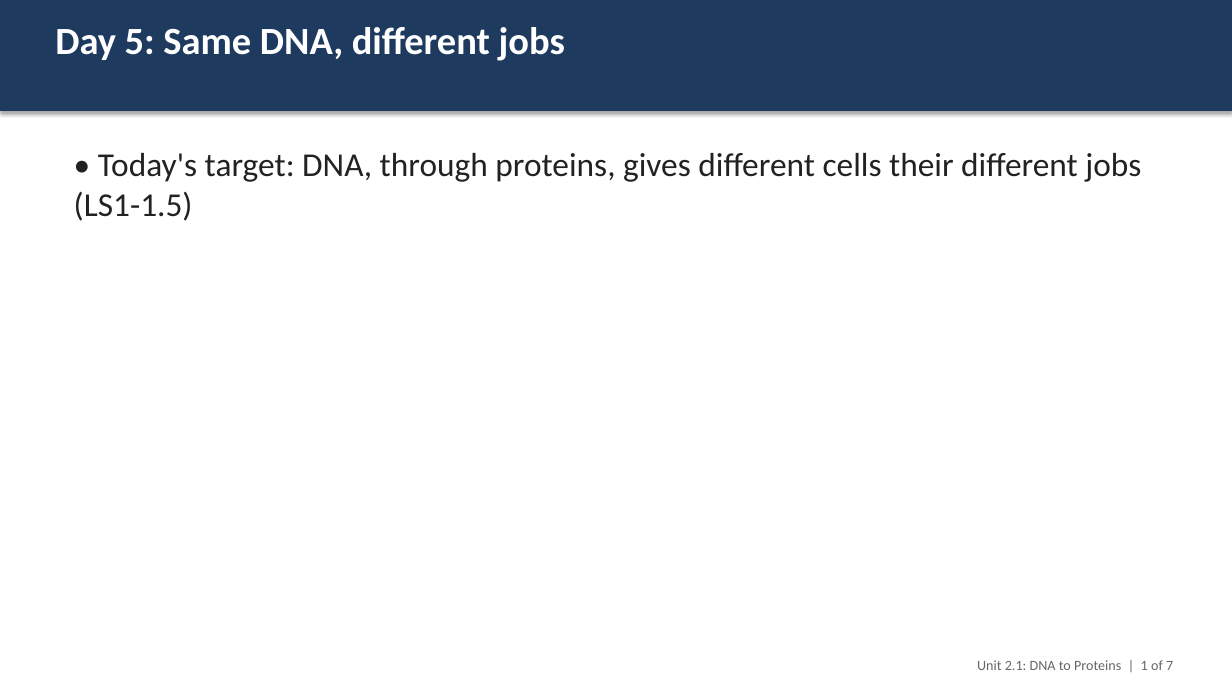
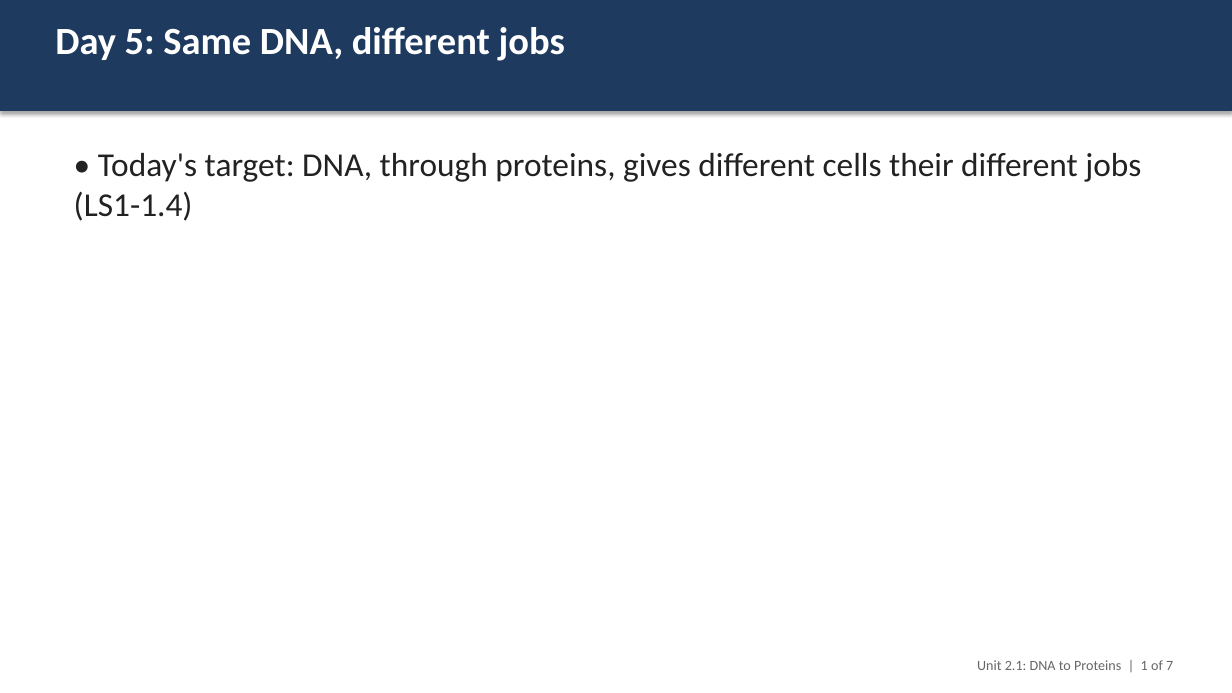
Before and after one commit to ellenrenick/LivingEarth, a slide deck: slide 1 of assessments/HS-LS1-1/slides/Day_5_Same_DNA_different_jobs.pptx. Drawn at 1232x693 pixels with LibreOffice and Linux fonts; fonts in the diff are those of the drawing. Boxes give left, top, right and bottom in pixels: in the first picture for what was removed or moved away, otherwise in the second. Text is boxed around its words. In the diff, an @@ line names an element or a change of style, - is before the commit and + after.

```diff
--- a/assessments/HS-LS1-1/slides/Day_5_Same_DNA_different_jobs.pptx
+++ b/assessments/HS-LS1-1/slides/Day_5_Same_DNA_different_jobs.pptx
@@ text at (x1=74, y1=153, x2=1141, y2=221): text changed @@
-• Today's target: DNA, through proteins, gives different cells their different jobs (LS1-1.5)
+• Today's target: DNA, through proteins, gives different cells their different jobs (LS1-1.4)
```
Also in this commit, not shown: 1 other slide changed, 20 other files.
